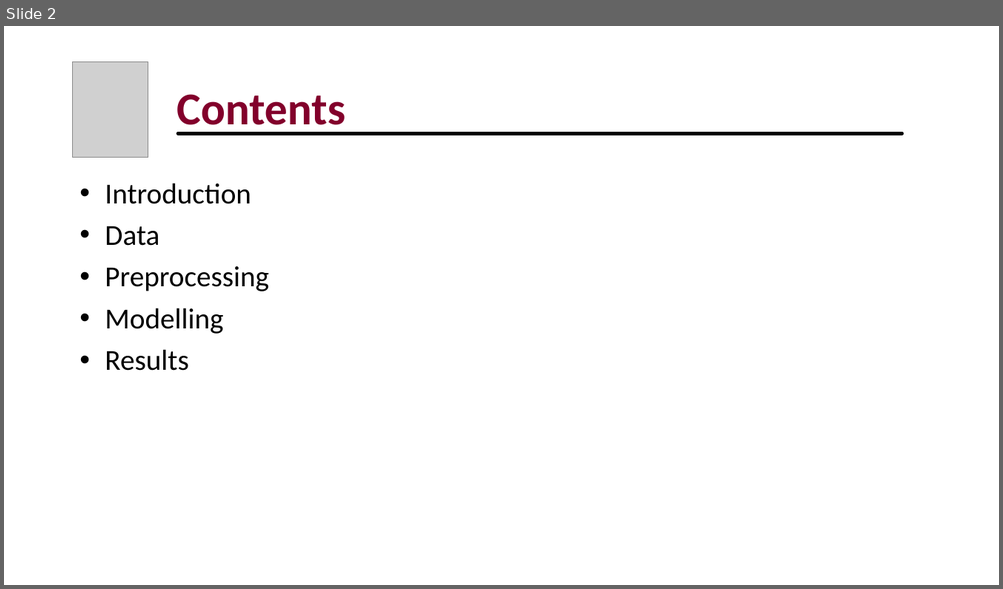
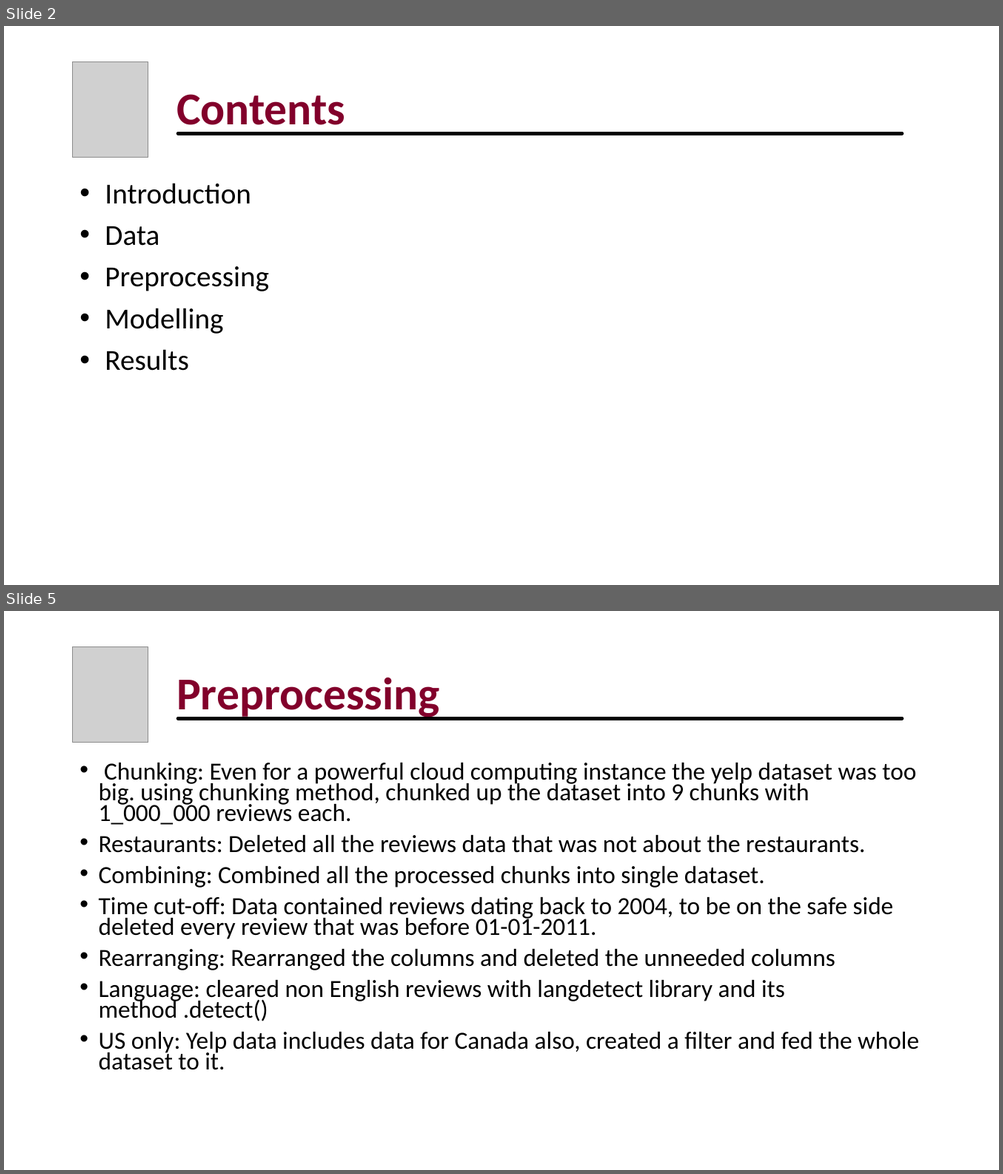
Before and after one commit to jomadata/capstone, a slide deck: Capstone_presentation.pptx. Shown one above the other, each under a label of ours: slide 2 before the commit, slides 2 and 5 after it; the slides between them are not shown. The pictures are 1003x589 and 1003x1174 pixels, drawn with LibreOffice and Linux fonts; fonts in the diff are those of the drawing; grey boxes stand for pictures. Boxes give left, top, right and bottom in pixels: in the first picture for what was removed or moved away, otherwise in the second. Text is boxed around its words. In the diff, an @@ line names an element or a change of style, - is before the commit and + after.

```diff
--- a/Capstone_presentation.pptx
+++ b/Capstone_presentation.pptx
@@ slide 5 added at (4, 611, 999, 1170), background #FFFFFF @@
@@ picture added at (73, 647, 149, 743) @@
@@ title added at (176, 677, 439, 721), 44 pt, text #82002B, bold @@
+Preprocessing
@@ line added from (178, 718) to (902, 718), #000000 3.5 pt @@
@@ text added at (99, 763, 919, 1071), 23.8 pt, text #000000 @@
+• Chunking: Even for a powerful cloud computing instance the yelp dataset was too big. using chunking method, chunked up the dataset into 9 chunks with 1_000_000 reviews each.
+• Restaurants: Deleted all the reviews data that was not about the restaurants.
+• Combining: Combined all the processed chunks into single dataset.
+• Time cut-off: Data contained reviews dating back to 2004, to be on the safe side deleted every review that was before 01-01-2011.
+• Rearranging: Rearranged the columns and deleted the unneeded columns
+• Language: cleared non English reviews with langdetect library and its method .detect()
+• US only: Yelp data includes data for Canada also, created a filter and fed the whole dataset to it.
```
Also in this commit, not shown: 2 slides changed, 8 other slides added, 5 slides removed, 2 other files.
